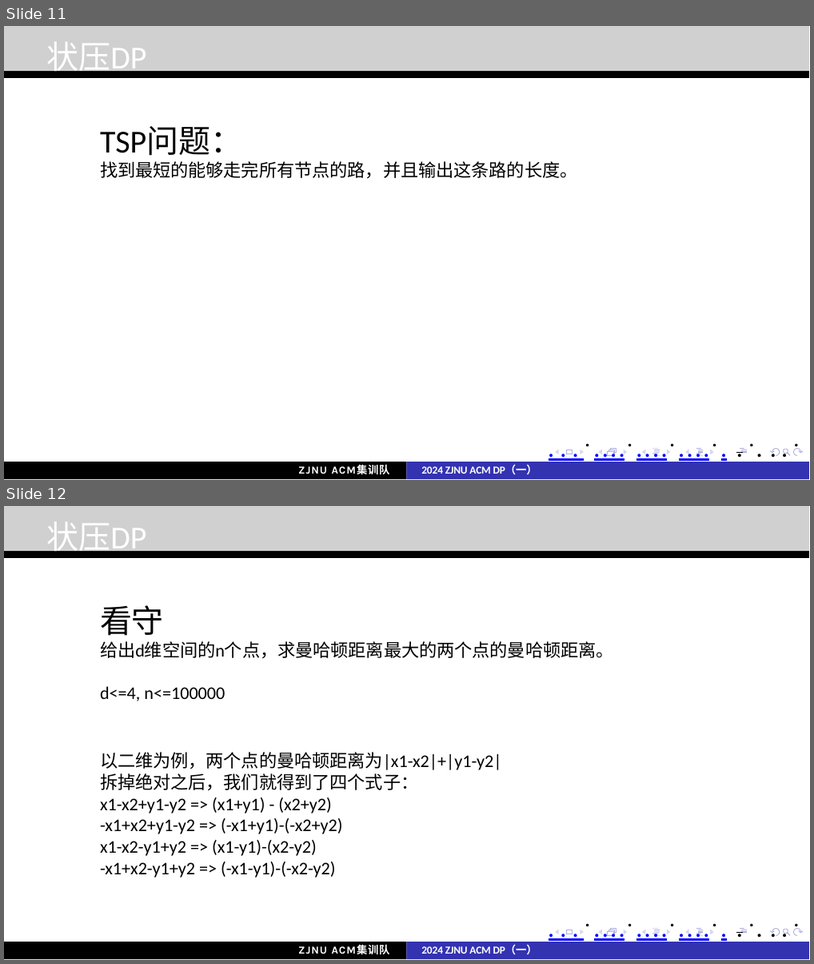
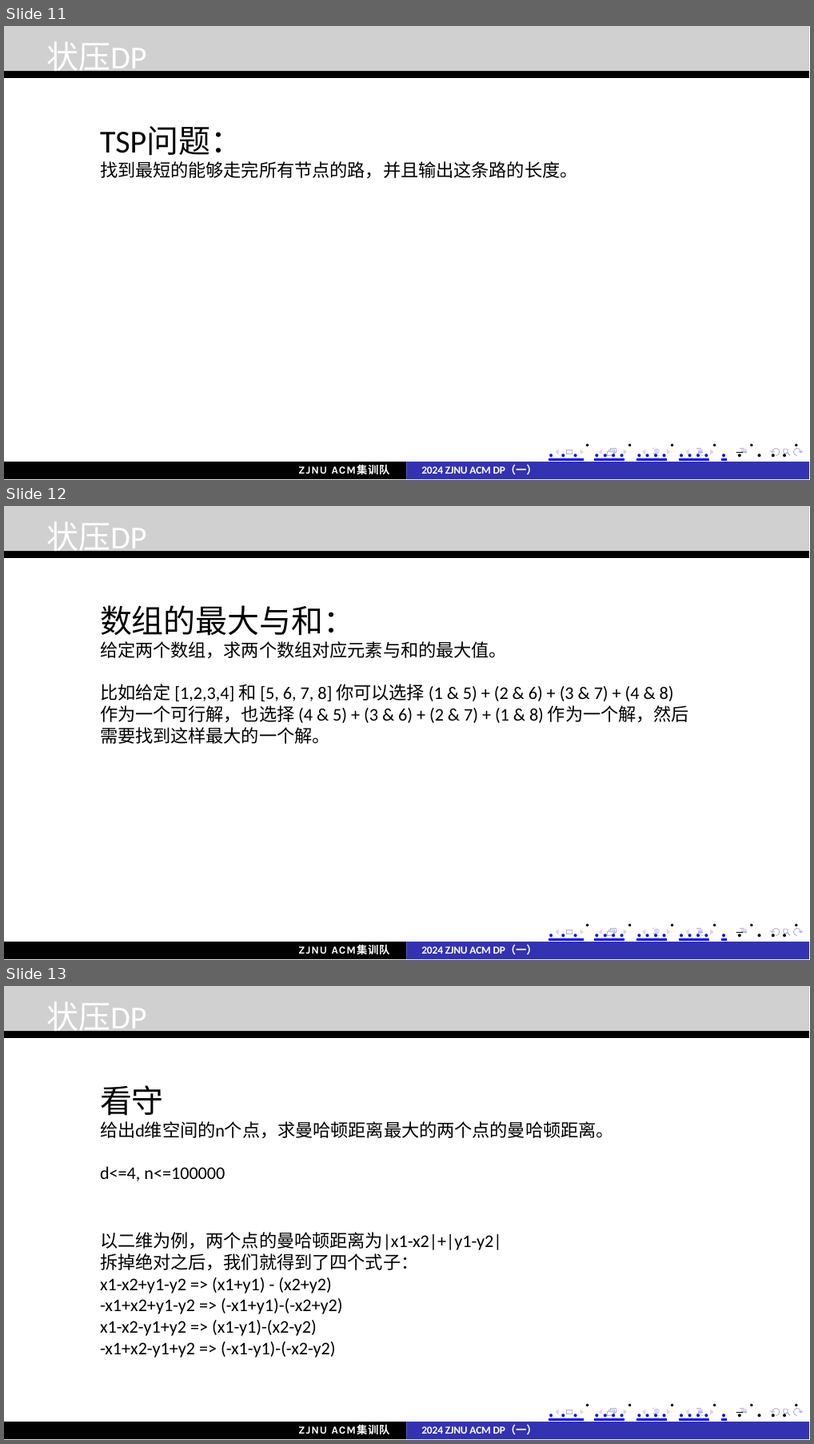
Before and after one commit to john1234567891011121314/moban, a slide deck: acm/讲课·dp/DP（一）.pptx. Shown one above the other, each under a label of ours: slides 11 and 12 before the commit, slides 11, 12 and 13 after it. The pictures are 814x964 and 814x1444 pixels, drawn with LibreOffice and Linux fonts; fonts in the diff are those of the drawing; grey boxes stand for pictures. Boxes give left, top, right and bottom in pixels: in the first picture for what was removed or moved away, otherwise in the second. Text is boxed around its words. In the diff, an @@ line names an element or a change of style, - is before the commit and + after.

```diff
--- a/acm/讲课·dp/DP（一）.pptx
+++ b/acm/讲课·dp/DP（一）.pptx
@@ slide 12 added at box(4, 506, 810, 960), background #FFFFFF; not listed: 30 template elements that a slide beside it also shows @@
@@ picture added at box(4, 506, 809, 551) @@
@@ text added at box(46, 522, 146, 557), 18 pt, text #FFFFFF @@
+状压DP
@@ text added at box(100, 605, 690, 744), 10 pt, text #000000 @@
+数组的最大与和：
+给定两个数组，求两个数组对应元素与和的最大值。
+比如给定 [1,2,3,4] 和 [5, 6, 7, 8] 你可以选择 (1 & 5) + (2 & 6) + (3 & 7) + (4 & 8)
+作为一个可行解，也选择 (4 & 5) + (3 & 6) + (2 & 7) + (1 & 8) 作为一个解，然后需要找到这样最大的一个解。
@@ freeform shape added at box(4, 942, 406, 960), fill #000000 @@
@@ text added at box(298, 944, 390, 955), 6 pt, text #FFFFFF, bold @@
+ZJNU ACM集训队
@@ freeform shape added at box(406, 942, 809, 960), fill #3333B2 @@
@@ text added at box(422, 944, 538, 954), 12 pt, text #0000FF, bold @@
+. . . ................. . .. . . .
+2024 ZJNU ACM DP（一）
@@ what was slide 12 is now slide 13 @@
```
Also in this commit, not shown: 2 other slides added.
